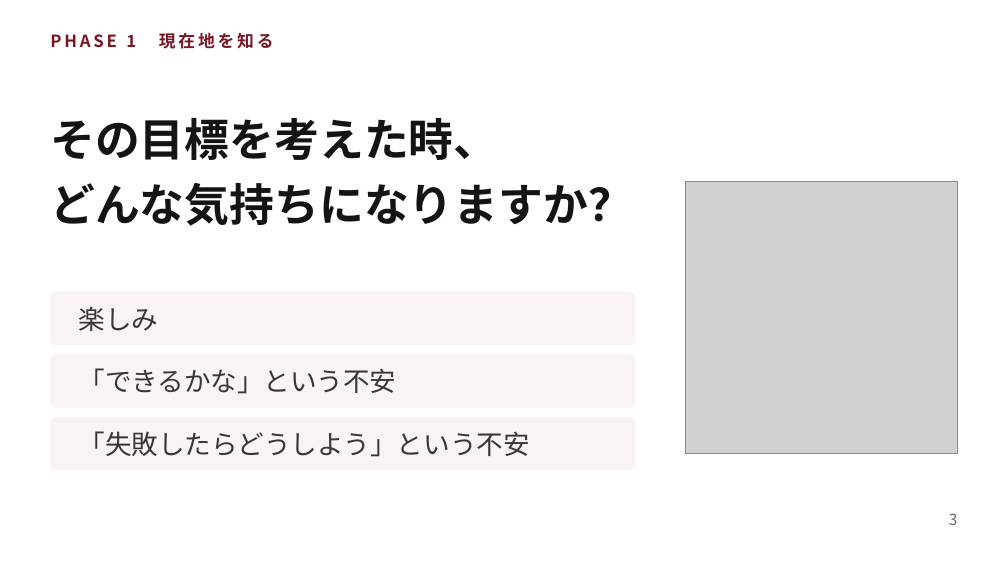
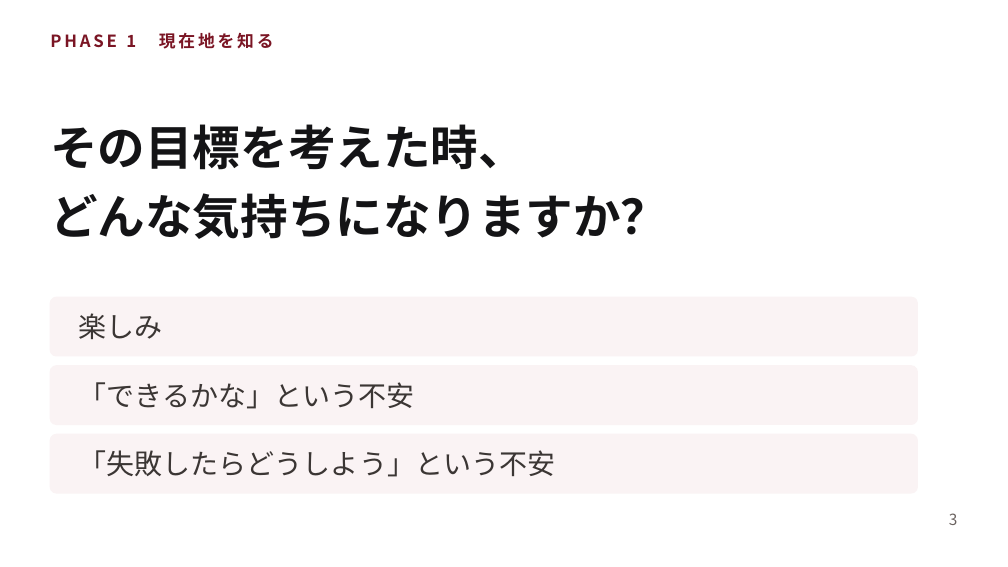
Before and after one commit to shiori0823/shiorin-trainer, a slide deck: slide 3 of deck/consultation-deck.pptx. Drawn at 1008x567 pixels with LibreOffice and Linux fonts; fonts in the diff are those of the drawing; grey boxes stand for pictures. Boxes give left, top, right and bottom in pixels: in the first picture for what was removed or moved away, otherwise in the second. Text is boxed around its words. In the diff, an @@ line names an element or a change of style, - is before the commit and + after.

```diff
--- a/deck/consultation-deck.pptx
+++ b/deck/consultation-deck.pptx
@@ text "その目標を考えた時、" at [50, 124, 668, 239]: size 32 to 34 pt; line spacing 46.4pt to 49.3pt @@
@@ picture removed at [685, 181, 958, 454] @@
@@ rounded rectangle: place and size @@
-rounded rectangle at [50, 292, 635, 345]
+rounded rectangle at [50, 297, 917, 356]
@@ rounded rectangle: place and size @@
-rounded rectangle at [50, 355, 635, 407]
+rounded rectangle at [50, 366, 917, 424]
@@ text "「できるかな」という不安": place and size @@
-text "「できるかな」という不安" at [79, 368, 397, 394]
+text "「できるかな」という不安" at [79, 382, 415, 409]
@@ proportions changed in 3 elements at [50, 297, 917, 356], [50, 366, 917, 424], [50, 434, 917, 493] @@
@@ rounded rectangle: place and size @@
-rounded rectangle at [50, 417, 635, 470]
+rounded rectangle at [50, 434, 917, 493]
@@ size 19 to 20 pt in 3 elements at [79, 313, 163, 339], [79, 382, 415, 409], [79, 450, 556, 477] @@
@@ text "「失敗したらどうしよう」という不安": place and size @@
-text "「失敗したらどうしよう」という不安" at [79, 431, 530, 457]
+text "「失敗したらどうしよう」という不安" at [79, 450, 556, 477]
```
Also in this commit, not shown: 22 other slides changed, 4 other files.
